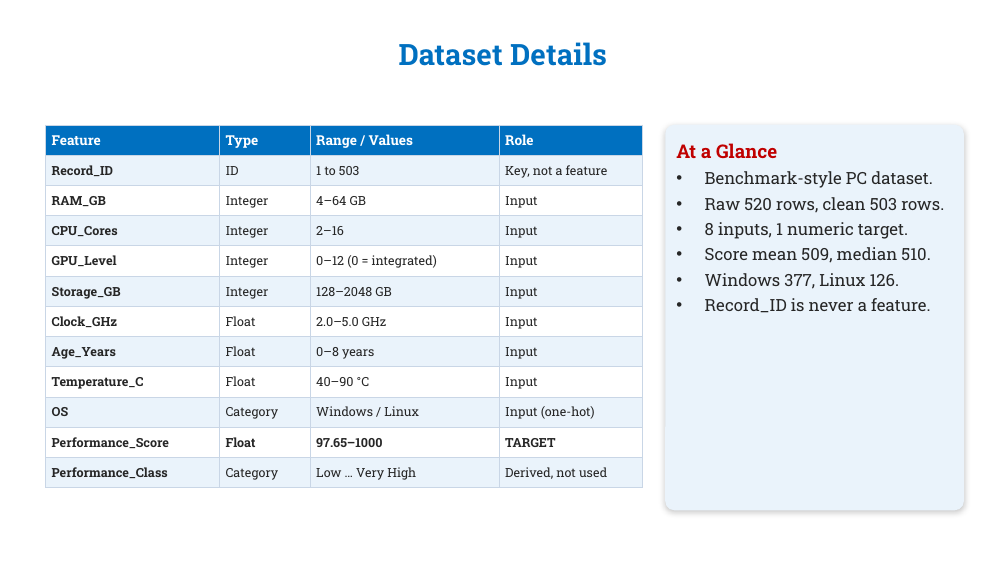
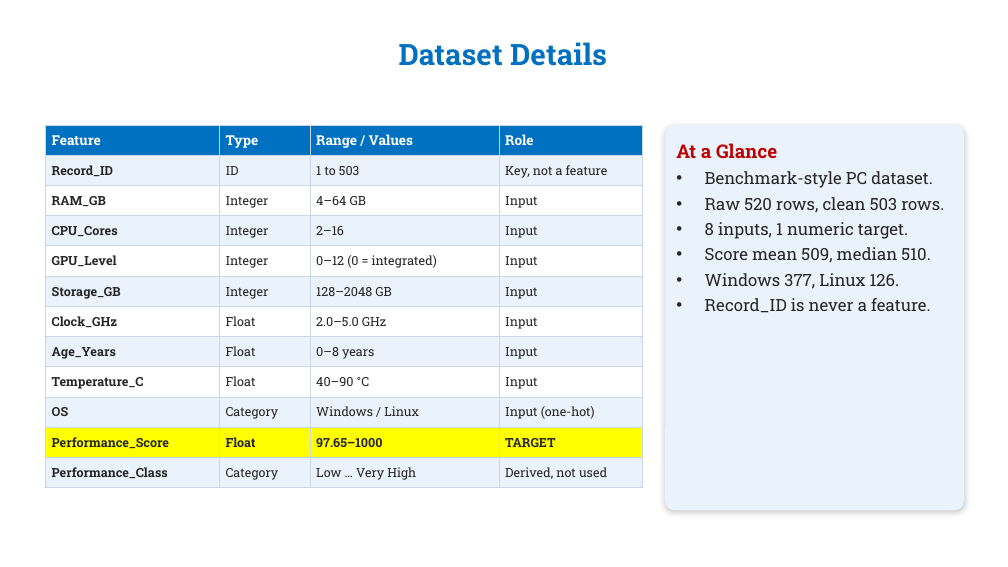
Before and after one commit to Sashankdeva/PC_Performance_Predictor, a slide deck: slide 5 of PC_Performance_Predictor_ML_Review.pptx. Drawn at 1008x567 pixels with LibreOffice and Linux fonts; fonts in the diff are those of the drawing; background and template pictures are left out. Boxes give left, top, right and bottom in pixels: in the first picture for what was removed or moved away, otherwise in the second. Text is boxed around its words. In the diff, an @@ line names an element or a change of style, - is before the commit and + after.

Commit message:
Update ML review presentation

```diff
--- a/PC_Performance_Predictor_ML_Review.pptx
+++ b/PC_Performance_Predictor_ML_Review.pptx
@@ table at (x1=45, y1=125, x2=643, y2=488) @@
@@ fill #FFFFFF to #FFFF00 in row 11 @@
```
